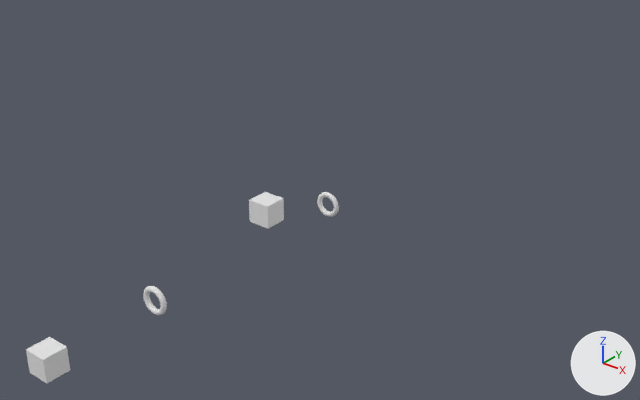
Before and after pictures for a commit that changed the Blender file core/blender/Levels/Beginner Levels/level12.blend.
Rendered twice from a camera (50 mm lens) standing at (47.3, -28.3, 37.6) and looking at (1.6, 28.8, 2.1). Every picture has the same lights, and +X, +Y and +Z are marked at lower right.

In view in the first picture: 'Gate.000', 'Gate.001', 'Level', 'resizeGatesUpgrade'.
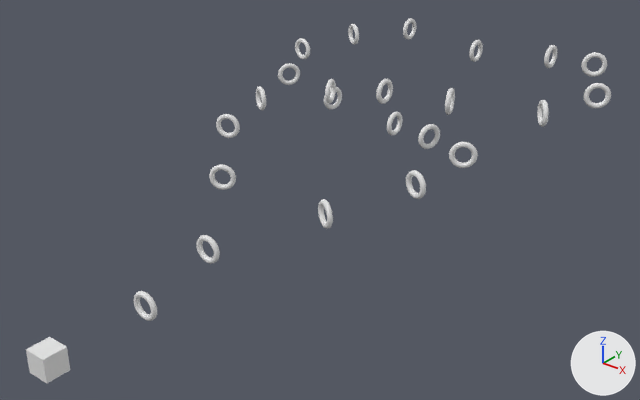
Where the change shows, as pixel boxes [x1, y1, x2, y2] in the pictures (640 x 400 px):
'resizeGatesUpgrade', deleted: before [249, 192, 284, 229]
'Gate.000', moved: before [143, 286, 167, 315]; after [134, 291, 157, 321]
'Gate.001', moved: before [317, 192, 339, 217]; after [197, 235, 220, 264]
'Gate.015', added: after [449, 142, 478, 168]
'Gate.002', added: after [209, 164, 236, 190]
'Gate.009', added: after [584, 83, 611, 108]
'Gate.014', added: after [406, 170, 426, 199]
'Gate.013', added: after [318, 199, 333, 229]
'Gate.010', added: after [581, 52, 607, 77]
'Gate.003', added: after [216, 114, 240, 138]
'Gate.016', added: after [418, 124, 440, 149]
'Gate.006', added: after [376, 79, 393, 104]
'Gate.008', added: after [537, 100, 549, 127]
'Gate.019', added: after [278, 63, 300, 85]
'Gate.017', added: after [387, 112, 403, 135]
'Gate.007', added: after [445, 88, 455, 115]
'Gate.005', added: after [325, 79, 336, 103]
'Gate.011', added: after [544, 45, 558, 68]
'Gate.012', added: after [469, 40, 483, 62]
'Gate.004', added: after [256, 86, 266, 110]
'Gate.020', added: after [295, 38, 310, 59]
'Gate.022', added: after [403, 18, 416, 40]
'Gate.021', added: after [348, 24, 359, 45]
'Gate.018', added: after [324, 87, 342, 109]

Diff of the bpy script that builds the scene:
```diff
--- a/core/blender/Levels/Beginner Levels/level12.blend.py
+++ b/core/blender/Levels/Beginner Levels/level12.blend.py
@@ ob_gate_001 @@
 ob_gate_001 = bpy.data.objects.new('Gate.001', me_gate_003)
-ob_gate_001.location = (0.0, 32.0, 0.0)
+ob_gate_001.location = (0.0, 16.0, 2.0)
 ob_gate_001.rotation_euler = (1.571, 0.0, 0.0)  # degrees (90, 0, 0)
@@ ob_gate_000 @@
 ob_gate_000 = bpy.data.objects.new('Gate.000', me_gate_000)
-ob_gate_000.location = (0.0, 10.0, 0.0)
+ob_gate_000.location = (0.0, 9.0, 0.0)
 ob_gate_000.rotation_euler = (1.571, 0.0, 0.0)  # degrees (90, 0, 0)
@@ ob_resizegatesupgrade @@
-ob_resizegatesupgrade = bpy.data.objects.new('resizeGatesUpgrade', me_cube_002)
@@ ob_gate_002 @@
+ob_gate_002 = bpy.data.objects.new('Gate.002', me_gate_000.copy())  # the mesh of ob_gate_000
+ob_gate_002.location = (-6.0, 24.0, 4.0)
+ob_gate_002.rotation_euler = (1.571, 0.0, 0.524)  # degrees (90, 0, 30)
@@ ob_gate_003 @@
+ob_gate_003 = bpy.data.objects.new('Gate.003', me_gate_003)
+ob_gate_003.location = (-11.0, 30.0, 6.0)
+ob_gate_003.rotation_euler = (1.571, 0.0, 0.349)  # degrees (90, 0, 20)
@@ ob_gate_004 @@
+ob_gate_004 = bpy.data.objects.new('Gate.004', me_gate_000.copy())  # the mesh of ob_gate_000
+ob_gate_004.location = (-12.0, 36.0, 7.0)
+ob_gate_004.rotation_euler = (1.571, 0.0, -0.524)  # degrees (90, 0, -30)
@@ ob_gate_005 @@
+ob_gate_005 = bpy.data.objects.new('Gate.005', me_gate_000.copy())  # the mesh of ob_gate_000
+ob_gate_005.location = (-6.0, 40.0, 8.0)
+ob_gate_005.rotation_euler = (1.571, 0.0, 1.92)  # degrees (90, 0, 110)
@@ ob_gate_006 @@
+ob_gate_006 = bpy.data.objects.new('Gate.006', me_gate_000.copy())  # the mesh of ob_gate_000
+ob_gate_006.location = (0.0, 41.0, 9.0)
+ob_gate_006.rotation_euler = (1.571, 0.0, 1.571)  # degrees (90, 0, 90)
@@ ob_gate_007 @@
+ob_gate_007 = bpy.data.objects.new('Gate.007', me_gate_000.copy())  # the mesh of ob_gate_000
+ob_gate_007.location = (8.0, 40.0, 10.0)
+ob_gate_007.rotation_euler = (1.571, 0.0, 1.92)  # degrees (90, 0, 110)
@@ ob_gate_008 @@
+ob_gate_008 = bpy.data.objects.new('Gate.008', me_gate_000.copy())  # the mesh of ob_gate_000
+ob_gate_008.location = (15.0, 45.0, 9.0)
+ob_gate_008.rotation_euler = (1.571, 0.0, 2.269)  # degrees (90, 0, 130)
@@ ob_gate_009 @@
+ob_gate_009 = bpy.data.objects.new('Gate.009', me_gate_000.copy())  # the mesh of ob_gate_000
+ob_gate_009.location = (18.0, 50.0, 10.0)
+ob_gate_009.rotation_euler = (1.571, 0.0, 0.524)  # degrees (90, 0, 30)
@@ ob_gate_010 @@
+ob_gate_010 = bpy.data.objects.new('Gate.010', me_gate_000.copy())  # the mesh of ob_gate_000
+ob_gate_010.location = (15.0, 56.0, 11.0)
+ob_gate_010.rotation_euler = (1.571, 0.0, 0.524)  # degrees (90, 0, 30)
@@ ob_gate_011 @@
+ob_gate_011 = bpy.data.objects.new('Gate.011', me_gate_000.copy())  # the mesh of ob_gate_000
+ob_gate_011.location = (9.0, 59.0, 10.0)
+ob_gate_011.rotation_euler = (1.571, 0.0, 1.571)  # degrees (90, 0, 90)
@@ ob_gate_013 @@
+ob_gate_013 = bpy.data.objects.new('Gate.013', me_gate_000.copy())  # the mesh of ob_gate_000
+ob_gate_013.location = (6.0, 24.0, 4.0)
+ob_gate_013.rotation_euler = (1.571, 0.0, 2.618)  # degrees (90, 0, 150)
@@ ob_gate_014 @@
+ob_gate_014 = bpy.data.objects.new('Gate.014', me_gate_000.copy())  # the mesh of ob_gate_000
+ob_gate_014.location = (11.0, 30.0, 6.0)
+ob_gate_014.rotation_euler = (1.571, 0.0, 2.793)  # degrees (90, 0, 160)
@@ ob_gate_015 @@
+ob_gate_015 = bpy.data.objects.new('Gate.015', me_gate_000.copy())  # the mesh of ob_gate_000
+ob_gate_015.location = (12.0, 36.0, 7.0)
+ob_gate_015.rotation_euler = (1.571, 0.0, 0.524)  # degrees (90, 0, 30)
@@ ob_gate_016 @@
+ob_gate_016 = bpy.data.objects.new('Gate.016', me_gate_000.copy())  # the mesh of ob_gate_000
+ob_gate_016.location = (6.0, 40.0, 6.0)
+ob_gate_016.rotation_euler = (1.571, 0.0, 1.222)  # degrees (90, 0, 70)
@@ ob_gate_017 @@
+ob_gate_017 = bpy.data.objects.new('Gate.017', me_gate_000.copy())  # the mesh of ob_gate_000
+ob_gate_017.location = (0.0, 43.0, 5.0)
+ob_gate_017.rotation_euler = (1.571, 0.0, 1.571)  # degrees (90, 0, 90)
@@ ob_gate_018 @@
+ob_gate_018 = bpy.data.objects.new('Gate.018', me_gate_000.copy())  # the mesh of ob_gate_000
+ob_gate_018.location = (-8.0, 43.0, 6.0)
+ob_gate_018.rotation_euler = (1.571, 0.0, 1.396)  # degrees (90, 0, 80)
@@ ob_gate_019 @@
+ob_gate_019 = bpy.data.objects.new('Gate.019', me_gate_000.copy())  # the mesh of ob_gate_000
+ob_gate_019.location = (-15.0, 44.0, 7.0)
+ob_gate_019.rotation_euler = (1.571, 0.0, 0.873)  # degrees (90, 0, 50)
@@ ob_gate_020 @@
+ob_gate_020 = bpy.data.objects.new('Gate.020', me_gate_000.copy())  # the mesh of ob_gate_000
+ob_gate_020.location = (-18.0, 50.0, 8.0)
+ob_gate_020.rotation_euler = (1.571, 0.0, -0.175)  # degrees (90, 0, -10)
@@ ob_gate_021 @@
+ob_gate_021 = bpy.data.objects.new('Gate.021', me_gate_000.copy())  # the mesh of ob_gate_000
+ob_gate_021.location = (-15.0, 56.0, 9.0)
+ob_gate_021.rotation_euler = (1.571, 0.0, -0.524)  # degrees (90, 0, -30)
@@ ob_gate_022 @@
+ob_gate_022 = bpy.data.objects.new('Gate.022', me_gate_000.copy())  # the mesh of ob_gate_000
+ob_gate_022.location = (-9.0, 59.0, 10.0)
+ob_gate_022.rotation_euler = (1.571, 0.0, 1.571)  # degrees (90, 0, 90)
@@ ob_gate_012 @@
+ob_gate_012 = bpy.data.objects.new('Gate.012', me_gate_000.copy())  # the mesh of ob_gate_000
+ob_gate_012.location = (0.0, 59.0, 9.0)
+ob_gate_012.rotation_euler = (1.571, 0.0, 1.571)  # degrees (90, 0, 90)
```
